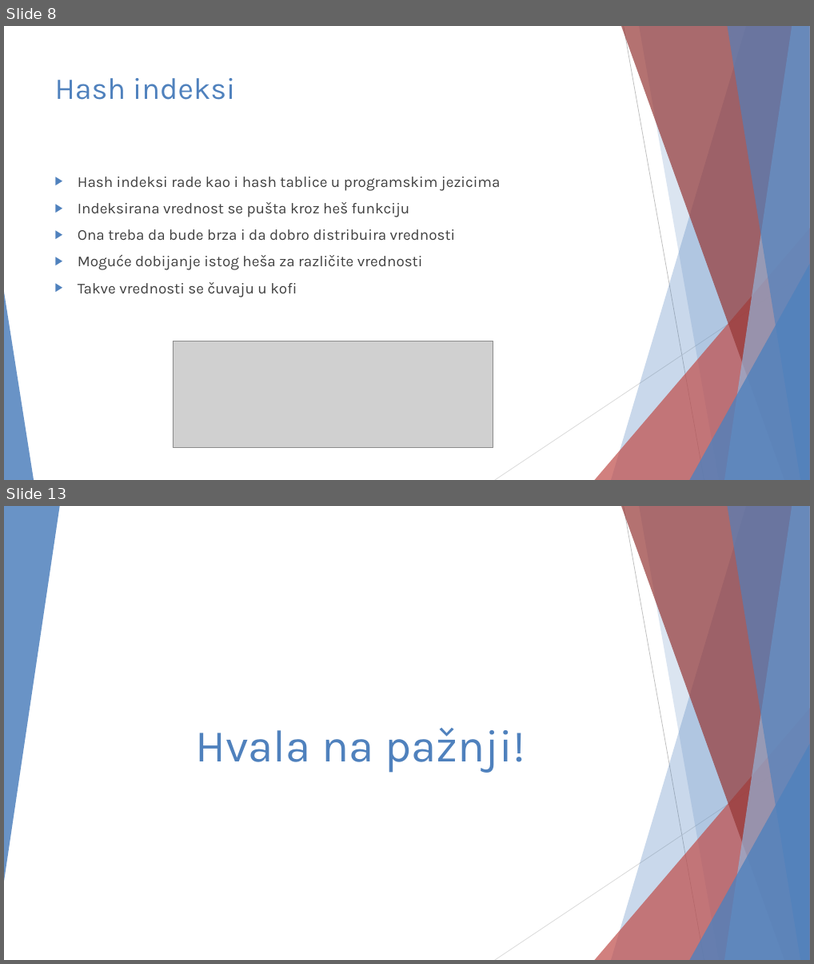
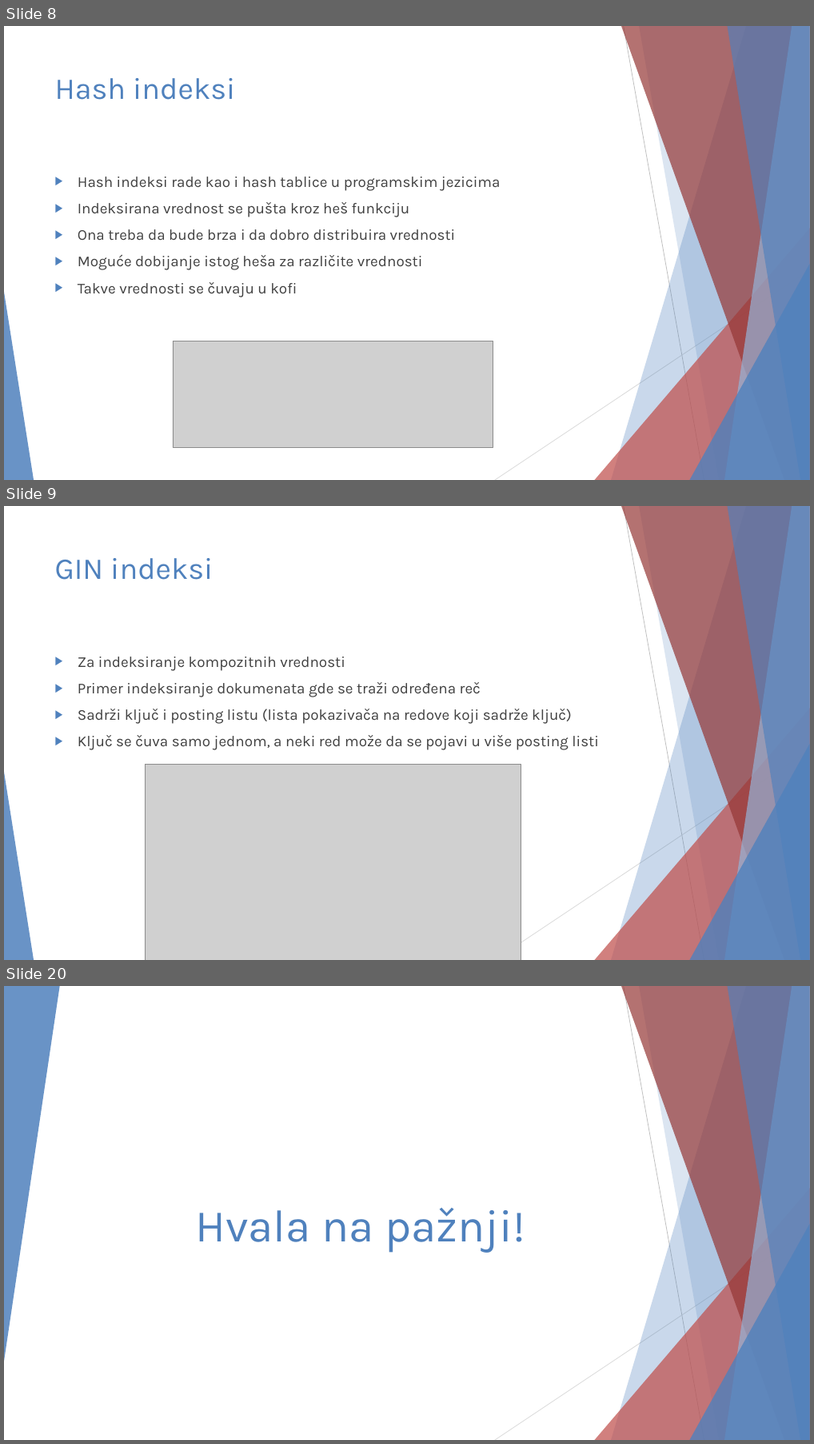
Before and after one commit to JKostov/dbms-1, a slide deck: docs/PostgreSQL - Julije Kostov 1026.pptx. Shown one above the other, each under a label of ours: slides 8 and 13 before the commit, slides 8, 9 and 20 after it; the slides between them are not shown. The pictures are 814x964 and 814x1444 pixels, drawn with LibreOffice and Linux fonts; fonts in the diff are those of the drawing; grey boxes stand for pictures. Boxes give left, top, right and bottom in pixels: in the first picture for what was removed or moved away, otherwise in the second. Text is boxed around its words. In the diff, an @@ line names an element or a change of style, - is before the commit and + after.

```diff
--- a/docs/PostgreSQL - Julije Kostov 1026.pptx
+++ b/docs/PostgreSQL - Julije Kostov 1026.pptx
@@ slide 9 added at [4,506,810,960], background #FFFFFF; not listed: 10 template elements that a slide beside it also shows @@
@@ title added at [55,558,213,580], 36 pt, text #4F81BD @@
+GIN indeksi
@@ text added at [78,656,599,750], 18 pt, text #404040 @@
+▶ Za indeksiranje kompozitnih vrednosti
+▶ Primer indeksiranje dokumenata gde se traži određena reč
+▶ Sadrži ključ i posting listu (lista pokazivača na redove koji sadrže ključ)
+▶ Ključ se čuva samo jednom, a neki red može da se pojavi u više posting listi
@@ picture added at [145,764,522,960] @@
@@ what was slide 13 is now slide 20 @@
```
Also in this commit, not shown: 2 slides changed, 8 other slides added, 2 slides removed, 1 other file.
